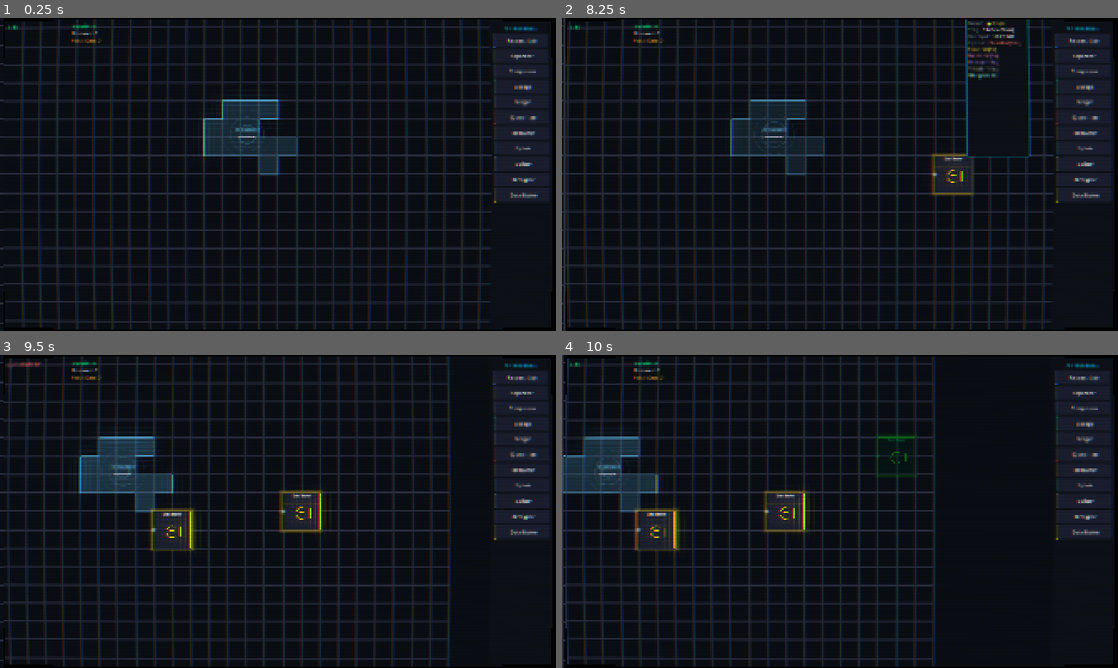
Above: before the commit, frames 1-4 (two rows, left to right).
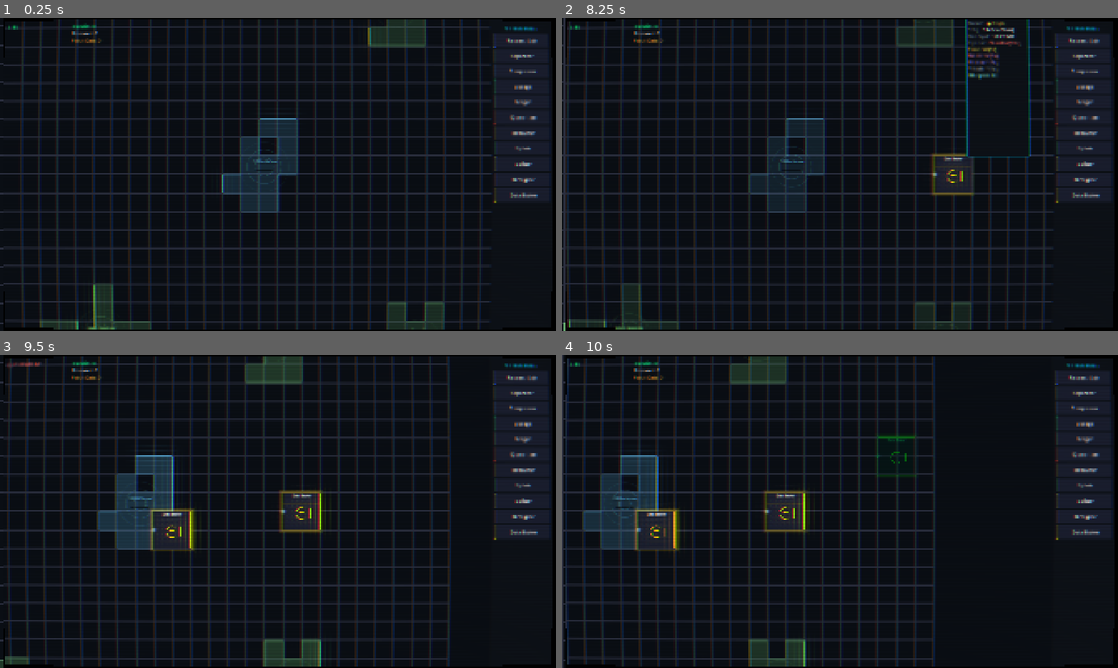
Above: after the commit, the same moments.

Repository: BYGGOLDENSTONE/sys-admin
Game: Godot game, scene res://scenes/main.tscn
Two runs of this game, one before a commit and one after it. Both use one fixed random seed, a clock stepped at 60 frames per second and the inputs below.
Inputs (mouse positions are in pixels of both pictures, inside the frame that each line leads up to):
- Up to frame 1 (0.25 s): no input
- Up to frame 2 (8.25 s): click "Research Lab" at 0.5 s; click "Separator" at 1.25 s; click "Compressor" at 2 s; click "Storage" at 2.75 s; click "Merger" at 3.5 s; click "Quarantine" at 4.25 s; click "Recoverer" at 5 s; click "Splitter" at 5.75 s; click "Decryptor" at 6.5 s; click "Data Broker" at 7.25 s; tap Enter at 8 s; move the mouse to (962, 158) at 8.02 s; hold D from 8.03 s (still down); hold Ctrl from 8.03 s (still down); click (962, 158) at 8.17 s
- Up to frame 3 (9.5 s): tap Space at 8.27 s; release D at 8.75 s; release Ctrl at 8.75 s; drag from (166, 527) to (250, 574) at 8.77 s
- Up to frame 4 (10 s): tap Space at 9.5 s; move the mouse to (895, 442) at 9.52 s; hold D from 9.53 s (still down); tap Z at 9.6 s

The runs differ from the first frame. In frame 1, 6.2% of the frame differs, in the area x 7-80%, y 0-100%; in frame 2, 2.1%; in frame 3, 5.4%; in frame 4, 5.2%.

Commit message:
Refactor Faz 6.3: Seed-based prosedürel kaynak dağılımı
8 kaynak tipi (ISP/PublicDB/Corporate/Biotech/DarkWeb/Gov/Military/Blackwall),
ring-based algoritma ile merkez=kolay dış=zor dağılım, ~15-20 kaynak/harita,
seed UI + --seed CLI argümanı, 10/10 test PASSED.

Co-Authored-By: Claude Opus 4.6 <noreply@anthropic.com>

Diff:
--- /dev/null
+++ b/resources/sources/biotech_lab.tres
@@ -0,0 +1,13 @@
+[gd_resource type="Resource" script_class="DataSourceDefinition" load_steps=2 format=3]
+
+[ext_resource type="Script" path="res://resources/sources/data_source_definition.gd" id="1"]
+
+[resource]
+script = ExtResource("1")
+source_name = "Biotech Lab"
+description = "Private biotech research network. Rich in biometric scans and research data, but heavily encrypted and partially corrupted. Decryptors and recoverers needed."
+color = Color(1.0, 0.5, 0.7, 1.0)
+content_weights = {0: 0.10, 1: 0.05, 2: 0.35, 3: 0.10, 4: 0.30, 5: 0.10}
+state_weights = {0: 0.15, 1: 0.40, 2: 0.35, 3: 0.10}
+bandwidth = 8.0
+cell_count_range = Vector2i(7, 11)
--- /dev/null
+++ b/resources/sources/blackwall_fragment.tres
@@ -0,0 +1,13 @@
+[gd_resource type="Resource" script_class="DataSourceDefinition" load_steps=2 format=3]
+
+[ext_resource type="Script" path="res://resources/sources/data_source_definition.gd" id="1"]
+
+[resource]
+script = ExtResource("1")
+source_name = "Blackwall Fragment"
+description = "Remnant of the old Blackwall firewall. Overflowing with classified intel and research data, but almost everything is malware-infected or heavily encrypted. Endgame territory."
+color = Color(0.5, 0.1, 0.6, 1.0)
+content_weights = {0: 0.05, 1: 0.05, 2: 0.05, 3: 0.20, 4: 0.30, 5: 0.35}
+state_weights = {0: 0.05, 1: 0.35, 2: 0.15, 3: 0.45}
+bandwidth = 15.0
+cell_count_range = Vector2i(4, 8)
--- /dev/null
+++ b/resources/sources/government_archive.tres
@@ -0,0 +1,13 @@
+[gd_resource type="Resource" script_class="DataSourceDefinition" load_steps=2 format=3]
+
+[ext_resource type="Script" path="res://resources/sources/data_source_definition.gd" id="1"]
+
+[resource]
+script = ExtResource("1")
+source_name = "Government Archive"
+description = "Classified government data vault. Contains valuable research, blueprints and classified intel behind layers of military-grade encryption. High value, high effort."
+color = Color(0.7, 0.8, 1.0, 1.0)
+content_weights = {0: 0.05, 1: 0.05, 2: 0.05, 3: 0.25, 4: 0.30, 5: 0.30}
+state_weights = {0: 0.10, 1: 0.60, 2: 0.20, 3: 0.10}
+bandwidth = 10.0
+cell_count_range = Vector2i(6, 10)
--- /dev/null
+++ b/resources/sources/military_network.tres
@@ -0,0 +1,13 @@
+[gd_resource type="Resource" script_class="DataSourceDefinition" load_steps=2 format=3]
+
+[ext_resource type="Script" path="res://resources/sources/data_source_definition.gd" id="1"]
+
+[resource]
+script = ExtResource("1")
+source_name = "Military Network"
+description = "Active military communications grid. Extremely valuable blueprints and classified data, but riddled with encryption and hostile malware countermeasures. Quarantine recommended."
+color = Color(1.0, 0.4, 0.2, 1.0)
+content_weights = {0: 0.05, 1: 0.05, 2: 0.05, 3: 0.30, 4: 0.20, 5: 0.35}
+state_weights = {0: 0.05, 1: 0.40, 2: 0.20, 3: 0.35}
+bandwidth = 12.0
+cell_count_range = Vector2i(5, 9)
--- /dev/null
+++ b/resources/sources/public_database.tres
@@ -0,0 +1,13 @@
+[gd_resource type="Resource" script_class="DataSourceDefinition" load_steps=2 format=3]
+
+[ext_resource type="Script" path="res://resources/sources/data_source_definition.gd" id="1"]
+
+[resource]
+script = ExtResource("1")
+source_name = "Public Database"
+description = "Open-access government and academic databases. Mostly clean standard and biometric records, with some corrupted entries. Low risk, steady returns."
+color = Color(0.5, 0.9, 0.5, 1.0)
+content_weights = {0: 0.45, 1: 0.05, 2: 0.30, 3: 0.05, 4: 0.10, 5: 0.05}
+state_weights = {0: 0.55, 1: 0.10, 2: 0.30, 3: 0.05}
+bandwidth = 6.0
+cell_count_range = Vector2i(9, 13)
--- /dev/null
+++ b/resources/test_scenarios/seed_generation_test.json
@@ -0,0 +1,22 @@
+{
+  "name": "seed_generation_test",
+  "description": "Tests seed-based procedural map generation: deterministic output, source count, uplink linking",
+  "actions": [
+    {"action": "generate_map", "seed": 42},
+    {"action": "wait_ticks", "count": 2},
+    {"action": "assert_source_count", "check": "gte", "value": 10},
+    {"action": "assert_source_count", "check": "lte", "value": 25},
+    {"action": "snapshot", "label": "after_generation"},
+
+    {"action": "place_source", "source": "isp_backbone", "cell": [20, 20], "seed": 42},
+    {"action": "place", "building": "uplink", "cell": [24, 20], "id": "up1"},
+    {"action": "wait_ticks", "count": 2},
+    {"action": "assert", "check": "uplink_linked", "id": "up1"},
+
+    {"action": "place", "building": "storage", "cell": [27, 20], "id": "st1"},
+    {"action": "connect", "from": "up1", "from_port": "right", "to": "st1", "to_port": "left"},
+    {"action": "wait_ticks", "count": 15},
+    {"action": "assert", "check": "storage_above", "id": "st1", "value": 0},
+    {"action": "snapshot", "label": "uplink_producing"}
+  ]
+}
--- a/scripts/main.gd
+++ b/scripts/main.gd
@@ -18,13 +18,12 @@
 @onready var speed_label: Label = $UILayer/SpeedLabel
 
 var _tooltip_scene: PackedScene = preload("res://scenes/ui/building_tooltip.tscn")
+var _MapGeneratorScript = preload("res://scripts/map_generator.gd")
 var _tooltip: PanelContainer = null
 var _upgrade_panel: PanelContainer = null
 var _undo_manager: Node = null
-
-var _isp_backbone_def: DataSourceDefinition = preload("res://resources/sources/isp_backbone.tres")
-var _corporate_server_def: DataSourceDefinition = preload("res://resources/sources/corporate_server.tres")
-var _dark_web_node_def: DataSourceDefinition = preload("res://resources/sources/dark_web_node.tres")
+var _map_generator: RefCounted = null
+var _current_seed: int = 0
 
 
 func _ready() -> void:
@@ -99,11 +98,16 @@
 	building_manager.building_placed.connect(source_manager.on_building_placed)
 	building_manager.building_removed.connect(source_manager.on_building_removed)
 
-	# Place starting data sources
-	_place_initial_sources()
-
-	# Center camera on ISP Backbone (first source)
+	# Seed-based procedural map generation
+	_current_seed = _get_seed_from_args()
+	_map_generator = _MapGeneratorScript.new()
+	_map_generator.generate_map(_current_seed, source_manager)
+
+	# Center camera on map center
 	camera.position = Vector2(128 * 64 + 64, 128 * 64 + 64)
+
+	# Show seed in UI
+	_setup_seed_label()
 
 	# Wire up testing systems (optional — skip if nodes not present)
 	_setup_testing_systems()
@@ -132,13 +136,26 @@
 			simulation_manager.set_speed(3)
 
 
-func _place_initial_sources() -> void:
-	# ISP Backbone — center of map, easy starting source
-	source_manager.place_source(_isp_backbone_def, Vector2i(126, 126), 42)
-	# Corporate Server — northeast, medium difficulty
-	source_manager.place_source(_corporate_server_def, Vector2i(158, 98), 123)
-	# Dark Web Node — southwest, hard
-	source_manager.place_source(_dark_web_node_def, Vector2i(88, 168), 777)
+func _get_seed_from_args() -> int:
+	var args := OS.get_cmdline_user_args()
+	for arg in args:
+		if arg.begins_with("--seed="):
+			return int(arg.substr(7))
+	return randi()
+
+
+func _setup_seed_label() -> void:
+	var seed_label := Label.new()
+	seed_label.name = "SeedLabel"
+	seed_label.text = "Seed: %d" % _current_seed
+	seed_label.add_theme_font_size_override("font_size", 14)
+	seed_label.add_theme_color_override("font_color", Color(0.5, 0.5, 0.5, 0.8))
+	seed_label.anchors_preset = Control.PRESET_BOTTOM_LEFT
+	seed_label.offset_left = 10.0
+	seed_label.offset_bottom = -10.0
+	seed_label.offset_top = -30.0
+	seed_label.grow_vertical = Control.GROW_DIRECTION_BEGIN
+	ui_layer.add_child(seed_label)
 
 
 func _setup_testing_systems() -> void:
--- /dev/null
+++ b/scripts/map_generator.gd
@@ -0,0 +1,98 @@
+extends RefCounted
+
+## Seed-based procedural source placement using ring-based distribution.
+## Center = easy sources, outer rings = harder sources.
+
+const MAP_CENTER := Vector2i(128, 128)
+const GRID_MARGIN := 5        ## Min distance from grid edges
+const GRID_MAX := 250         ## Max valid coordinate (256 - margin)
+const MIN_SOURCE_DISTANCE := 15  ## Min cells between source origins
+const MAX_PLACEMENT_ATTEMPTS := 20
+
+## Ring definitions: [min_radius, max_radius, min_count, max_count, source_pool]
+var _rings: Array = [
+	{ "r_min": 0, "r_max": 25, "count_min": 4, "count_max": 6,
+	  "sources": ["isp_backbone", "public_database"] },
+	{ "r_min": 25, "r_max": 50, "count_min": 4, "count_max": 6,
+	  "sources": ["corporate_server", "biotech_lab"] },
+	{ "r_min": 50, "r_max": 80, "count_min": 3, "count_max": 5,
+	  "sources": ["dark_web_node", "government_archive"] },
+	{ "r_min": 80, "r_max": 115, "count_min": 2, "count_max": 4,
+	  "sources": ["military_network", "blackwall_fragment"] },
+]
+
+var _rng := RandomNumberGenerator.new()
+var _placed_origins: Array[Vector2i] = []
+
+
+func generate_map(seed_value: int, source_manager: Node) -> void:
+	_rng.seed = seed_value
+	_placed_origins.clear()
+
+	## Always place 1 ISP Backbone at center (guaranteed start)
+	var center_def := _load_source_def("isp_backbone")
+	if center_def:
+		var center_seed: int = seed_value
+		source_manager.place_source(center_def, MAP_CENTER, center_seed)
+		_placed_origins.append(MAP_CENTER)
+
+	## Place sources ring by ring
+	var source_index: int = 1
+	for ring in _rings:
+		var count: int = _rng.randi_range(ring["count_min"], ring["count_max"])
+		var pool: Array = ring["sources"]
+
+		for i in range(count):
+			var source_name: String = pool[_rng.randi_range(0, pool.size() - 1)]
+			var def := _load_source_def(source_name)
+			if def == null:
+				continue
+
+			var pos: Vector2i = _find_position_in_ring(ring["r_min"], ring["r_max"])
+			if pos == Vector2i(-1, -1):
+				continue  ## Could not find valid position, skip
+
+			var sub_seed: int = seed_value + source_index * 7919
+			source_manager.place_source(def, pos, sub_seed)
+			_placed_origins.append(pos)
+			source_index += 1
+
+	print("[MapGenerator] Generated map — seed: %d, sources: %d" % [seed_value, _placed_origins.size()])
+
+
+func _find_position_in_ring(r_min: int, r_max: int) -> Vector2i:
+	for _attempt in range(MAX_PLACEMENT_ATTEMPTS):
+		## Random angle and radius within ring
+		var angle: float = _rng.randf() * TAU
+		var radius: float = _rng.randf_range(float(r_min), float(r_max))
+		var offset := Vector2(cos(angle) * radius, sin(angle) * radius)
+		var pos := Vector2i(MAP_CENTER.x + int(offset.x), MAP_CENTER.y + int(offset.y))
+
+		## Check grid bounds
+		if pos.x < GRID_MARGIN or pos.x > GRID_MAX or pos.y < GRID_MARGIN or pos.y > GRID_MAX:
+			continue
+
+		## Check minimum distance from all placed sources
+		if _is_too_close(pos):
+			continue
+
+		return pos
+
+	return Vector2i(-1, -1)  ## Failed after max attempts
+
+
+func _is_too_close(pos: Vector2i) -> bool:
+	for existing in _placed_origins:
+		var dx: int = abs(pos.x - existing.x)
+		var dy: int = abs(pos.y - existing.y)
+		if dx + dy < MIN_SOURCE_DISTANCE:
+			return true
+	return false
+
+
+func _load_source_def(source_name: String) -> DataSourceDefinition:
+	var path: String = "res://resources/sources/%s.tres" % source_name
+	if not ResourceLoader.exists(path):
+		push_warning("[MapGenerator] Source definition not found: %s" % path)
+		return null
+	return load(path) as DataSourceDefinition
--- a/scripts/simulation_manager.gd
+++ b/scripts/simulation_manager.gd
@@ -53,7 +53,9 @@
 	for child in building_container.get_children():
 		if child.has_method("is_active"):
 			buildings.append(child)
+	_tick_count += 1
 	if buildings.is_empty():
+		tick_completed.emit(_tick_count)
 		return
 	# Reset work flags and flow tracking
 	connection_flow_data.clear()
@@ -65,7 +67,6 @@
 	_update_research(buildings)
 	_update_selling(buildings)
 	_update_displays(buildings)
-	_tick_count += 1
 	tick_completed.emit(_tick_count)
 
 
--- a/scripts/source_manager.gd
+++ b/scripts/source_manager.gd
@@ -87,6 +87,16 @@
 	return _uplink_source_map.get(uplink, null)
 
 
+func clear_all_sources() -> void:
+	for source in _sources:
+		if is_instance_valid(source):
+			grid_system.free_source_cells(source.cells)
+			source.queue_free()
+	_sources.clear()
+	_uplink_source_map.clear()
+	print("[SourceManager] All sources cleared")
+
+
 ## --- ORGANIC SHAPE GENERATION ---
 
 func _generate_organic_shape(origin: Vector2i, count_range: Vector2i, rng_seed: int = -1) -> Array[Vector2i]:
--- a/scripts/testing/auto_play_manager.gd
+++ b/scripts/testing/auto_play_manager.gd
@@ -225,6 +225,51 @@
 	return source != null
 
 
+func _handle_generate_map(action: Dictionary) -> bool:
+	if source_manager == null:
+		push_error("[AutoPlay] source_manager not set")
+		return false
+	var seed_val: int = int(action.get("seed", 12345))
+	source_manager.clear_all_sources()
+	var MapGeneratorScript = preload("res://scripts/map_generator.gd")
+	var generator := MapGeneratorScript.new()
+	generator.generate_map(seed_val, source_manager)
+	print("[AutoPlay] Map generated — seed: %d" % seed_val)
+	return true
+
+
+func _handle_set_seed(action: Dictionary) -> bool:
+	## Set seed for subsequent generate_map calls (stored in action, no persistent state needed)
+	print("[AutoPlay] Seed noted: %d (use generate_map to apply)" % int(action.get("seed", 0)))
+	return true
+
+
+func _handle_assert_source_count(action: Dictionary) -> bool:
+	if source_manager == null:
+		push_error("[AutoPlay] source_manager not set")
+		return false
+	var sources: Array = source_manager.get_all_sources()
+	var count: int = sources.size()
+	var check: String = action.get("check", "gte")
+	var value: int = int(action.get("value", 0))
+	var result: bool = false
+	match check:
+		"gte":
+			result = count >= value
+		"lte":
+			result = count <= value
+		"eq":
+			result = count == value
+		_:
+			push_error("[AutoPlay] Unknown source_count check: %s" % check)
+			return false
+	if not result:
+		push_warning("[AutoPlay] Assert source_count FAILED — count: %d, check: %s %d" % [count, check, value])
+	else:
+		print("[AutoPlay] Assert source_count PASSED — count: %d %s %d" % [count, check, value])
+	return result
+
+
 # --- HELPERS ---
 
 func _load_definition(building_name: String) -> BuildingDefinition:
Not shown, added: resources/sources/data_source_definition.gd.uid
Not shown, changed: CLAUDE.md
